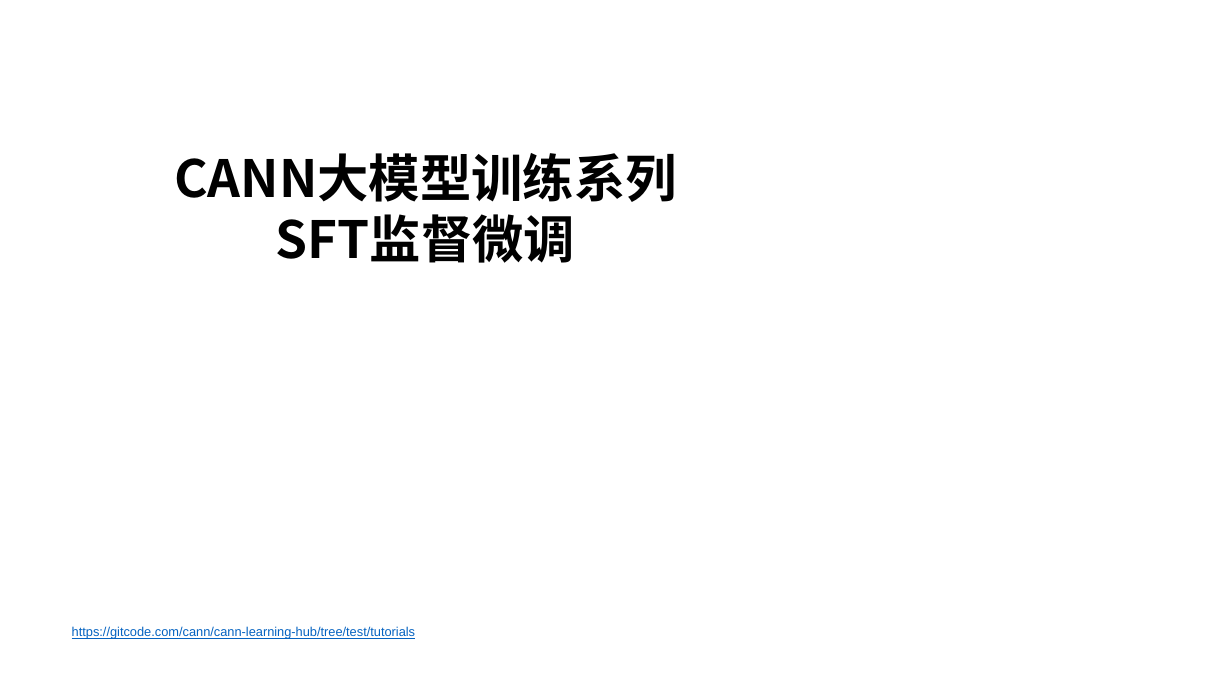
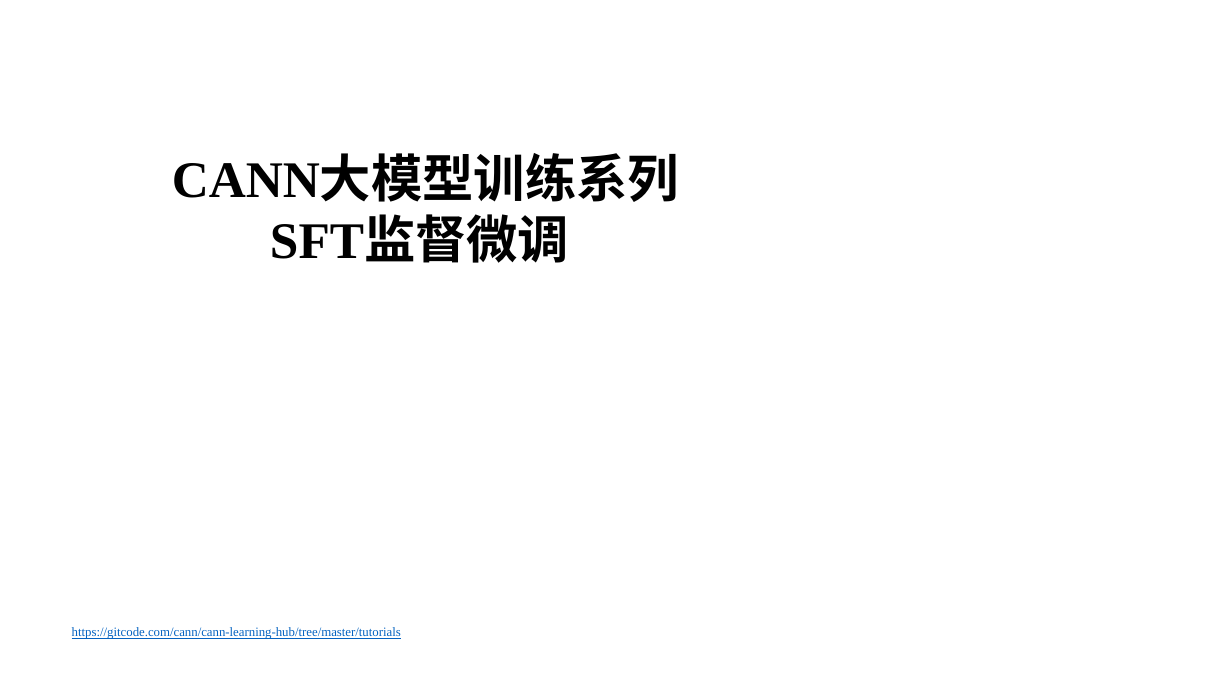
Before and after one commit to hicann/cann-learning-hub, a slide deck: slide 1 of tutorials/sft_training_pipeline/slides/01_sft_training_pipeline.pptx. Drawn at 1232x693 pixels with LibreOffice and Linux fonts; fonts in the diff are those of the drawing; background and template pictures are left out. Boxes give left, top, right and bottom in pixels: in the first picture for what was removed or moved away, otherwise in the second. Text is boxed around its words. In the diff, an @@ line names an element or a change of style, - is before the commit and + after.

```diff
--- a/tutorials/sft_training_pipeline/slides/01_sft_training_pipeline.pptx
+++ b/tutorials/sft_training_pipeline/slides/01_sft_training_pipeline.pptx
@@ text "CANN大模型训练系列" at [172,157,679,263]: font Noto Sans CJK SC to Times New Roman @@
@@ text at [72,627,401,639]: text changed; font Arial to Times New Roman @@
-https://gitcode.com/cann/cann-learning-hub/tree/test/tutorials
+https://gitcode.com/cann/cann-learning-hub/tree/master/tutorials
```
Also in this commit, not shown: 10 other slides changed, 21 slides added, 24 slides removed, 1 other file.
